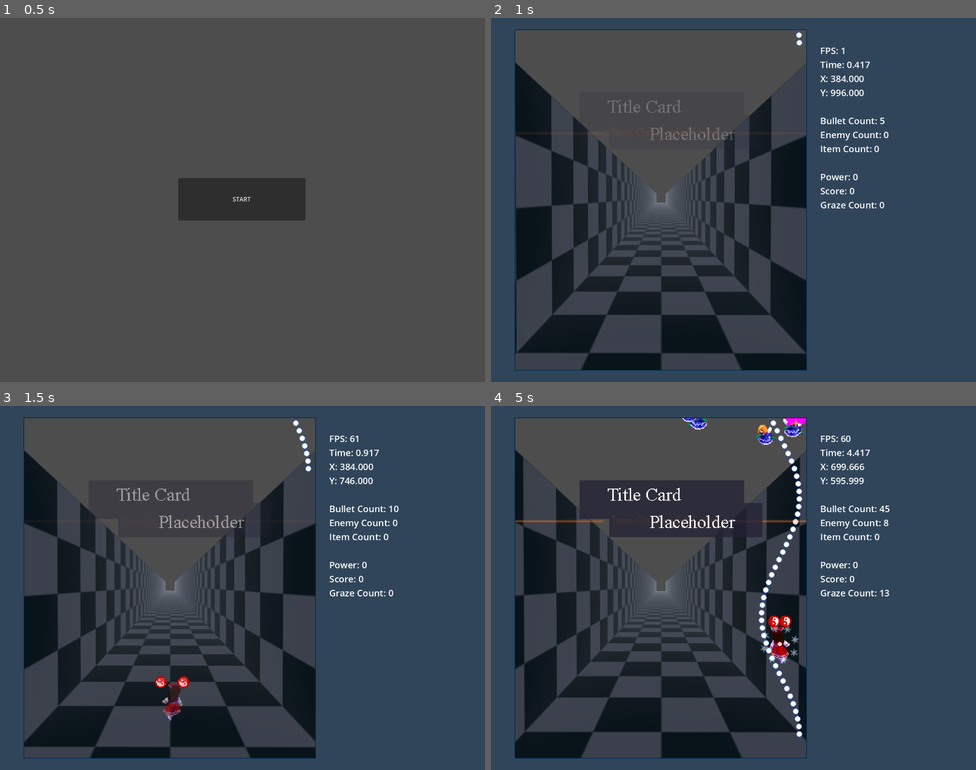
Above: before the commit, frames 1-4 (two rows, left to right).
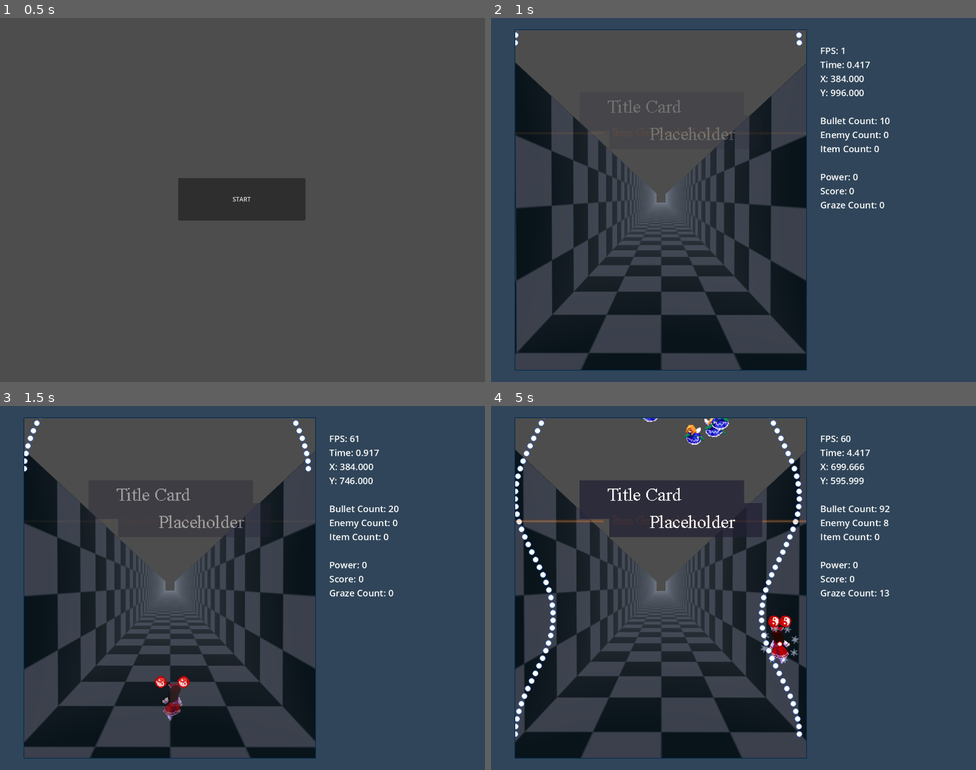
Above: after the commit, the same moments.

Repository: StahlReyn/th-bullet-test
Game: Godot game, scene res://scripts/menu/menu.tscn
Two runs of this game, one before a commit and one after it. Both use one fixed random seed, a clock stepped at 60 frames per second and the inputs below.
Inputs:
- Up to frame 1 (0.5 s): no input
- Up to frame 2 (1 s): click "START" at 0.5 s
- Up to frame 3 (1.5 s): hold Right (move_right) from 1.28 s (still down); hold Z (shoot) from 1.28 s (still down)
- Up to frame 4 (5 s): release Right (move_right) at 2.03 s; release Z (shoot) at 2.03 s; hold Down (move_down) 2.03-2.78 s; tap Shift (focus) at 2.1 s; tap Z (shoot) at 2.3, 3.6, 4.55 s; hold Right (move_right) 2.78-3.53 s; hold Z (shoot) 2.78-3.53 s; hold Up (move_up) 3.53-4.28 s; hold Left (move_left) from 4.28 s (still down); hold Shift (focus) from 4.28 s (still down)

Frame 1 is identical in both runs. In frame 2, 0.2% of the frame differs, in the area x 5-83%, y 3-53%; in frame 3, 0.1%; in frame 4, 1.5%, in the area x 5-83%, y 3-91%.

Commit message:
movement bullet pattern + stronger hp example

Diff:
--- a/data/movement/movement_test.gd
+++ b/data/movement/movement_test.gd
@@ -1,5 +1,22 @@
 extends MovementScript
 
+@onready var bullet_circle : PackedScene = preload("res://data/bullets/bullet_test.tscn")
+
+var player : Player
+var cd_shoot : float
+
+func _ready() -> void:
+	player = GameUtils.get_player()
+	cd_shoot = 1.5
+
 func process_movement(delta: float) -> void:
-	parent.velocity.x = sin(parent.total_time * 3) * 400
+	cd_shoot -= delta
+
+	parent.velocity.x = sin(parent.total_time * 3) * 300
 	parent.velocity.y = 100
+
+	if cd_shoot <= 0:
+		var bullet = spawn_bullet(bullet_circle, parent.position)
+		var direction : Vector2 = bullet.global_position.direction_to(player.global_position)
+		bullet.velocity = direction * 300
+		cd_shoot += 1.5
--- a/data/movement/movement_test_2.gd
+++ b/data/movement/movement_test_2.gd
@@ -3,19 +3,21 @@
 @onready var bullet_circle : PackedScene = preload("res://data/bullets/bullet_test.tscn")
 
 var player : Player
-var cd1 : float
+var cd_shoot : float
 
 func _ready() -> void:
 	player = GameUtils.get_player()
-	cd1 = 1.0
+	cd_shoot = 1.0
 
 func process_movement(delta: float) -> void:
-	cd1 -= delta
+	cd_shoot -= delta
+
 	parent.velocity.x = cos(parent.total_time * 3) * 300
 	parent.velocity.y = sin(parent.total_time * 3) * 300 + 100
-	if cd1 <= 0:
+
+	if cd_shoot <= 0:
 		var direction : Vector2 = Vector2.ZERO
-		var max = 32
+		var max = 16
 		var i = 0
 		while i < max:
 			direction.x = cos(TAU * i/max)
@@ -23,6 +25,6 @@
 			var bullet = spawn_bullet(bullet_circle, parent.position)
 			bullet.velocity = direction * 300
 			i += 1
-		cd1 += 1.0
+		cd_shoot += 2.0
 
 # bullet.global_position.direction_to(player.global_position)
--- /dev/null
+++ b/data/movement/movement_test_3.gd
@@ -0,0 +1,40 @@
+extends MovementScript
+
+@onready var bullet_circle : PackedScene = preload("res://data/bullets/bullet_test.tscn")
+
+var player : Player
+var cd_shoot : float
+var cd_delay : float
+var elapsed_time : float = 0.0
+var down_velocity = 450
+
+func _ready() -> void:
+	player = GameUtils.get_player()
+	cd_shoot = 2.0
+	call_deferred("set_hp", 100)
+
+func set_hp(value : int):
+	if parent is Enemy:
+		parent.mhp = value
+		parent.reset_hp()
+
+func process_movement(delta: float) -> void:
+	elapsed_time += delta
+	cd_shoot -= delta
+	cd_delay -= delta
+
+	parent.velocity.y = down_velocity
+	down_velocity -= 180 * delta
+
+	if cd_shoot <= 0:
+		bullet_pattern1(16, 1, PI/4)
+		bullet_pattern1(16, -1, 3*PI/4)
+		cd_shoot += 0.02
+
+func bullet_pattern1(speed, scale, offset):
+	var angle = sin(elapsed_time * speed) * scale + offset
+	var direction = Vector2(cos(angle),sin(angle))
+	var bullet = spawn_bullet(bullet_circle, parent.position)
+	bullet.velocity = direction * 300
+
+# bullet.global_position.direction_to(player.global_position)
--- a/data/stages/stage_test.gd
+++ b/data/stages/stage_test.gd
@@ -5,6 +5,7 @@
 
 @onready var movement_script_1 : GDScript = preload("res://data/movement/movement_test.gd")
 @onready var movement_script_2 : GDScript = preload("res://data/movement/movement_test_2.gd")
+@onready var movement_script_3 : GDScript = preload("res://data/movement/movement_test_3.gd")
 
 @onready var title_card : PackedScene = preload("res://data/title_cards/title_card_test.tscn")
 @onready var next_script : GDScript = preload("res://data/stages/stage_test_2.gd")
@@ -15,6 +16,7 @@
 var cd1_count_loop : int = 0
 
 var cd2 : float = 0.0
+var cd_big : float = 16.0
 
 var cd_script : float = 100.0
 
@@ -30,6 +32,7 @@
 
 	cd1 -= delta
 	cd2 -= delta
+	cd_big -= delta
 
 	if count1 <= 0:
 		cd1_loop = 0.0
@@ -39,7 +42,7 @@
 	if cd1 <= 0:
 		cd1_loop -= delta
 		while cd1_loop <= 0 and count1 > 0:
-			var enemy = spawn_enemy(enemy_fairy, Vector2(randi_range(200,500), -100))
+			var enemy = spawn_enemy(enemy_fairy, Vector2(randi_range(150,400), -100))
 			if cd1_count_loop % 2 == 1:
 				enemy.add_movement_script(movement_script_2)
 			else:
@@ -47,8 +50,17 @@
 			count1 -= 1
 			cd1_loop += 0.2
 	if cd2 <= 0:
-		var bullet = spawn_bullet(bullet_circle)
-		bullet.position.x = cos(time_elapsed * 2) * 50 + 700
-		bullet.position.y = -50
-		bullet.velocity.y = 200
+		var bullet1 = spawn_bullet(bullet_circle)
+		bullet1.position.x = cos(time_elapsed * 2) * 50 + 700
+		bullet1.position.y = -50
+		bullet1.velocity.y = 200
+		var bullet2 = spawn_bullet(bullet_circle)
+		bullet2.position.x = -cos(time_elapsed * 2) * 50 + 50
+		bullet2.position.y = -50
+		bullet2.velocity.y = 200
 		cd2 += 0.1
+	if cd_big <= 0:
+		print("BIG FAIRY")
+		var enemy = spawn_enemy(enemy_fairy, Vector2(400, -100))
+		enemy.add_movement_script(movement_script_3)
+		cd_big += 20
Not shown: 1 places in data/enemies/enemy_lesser_fairy_test.tscn that only renumber resources
